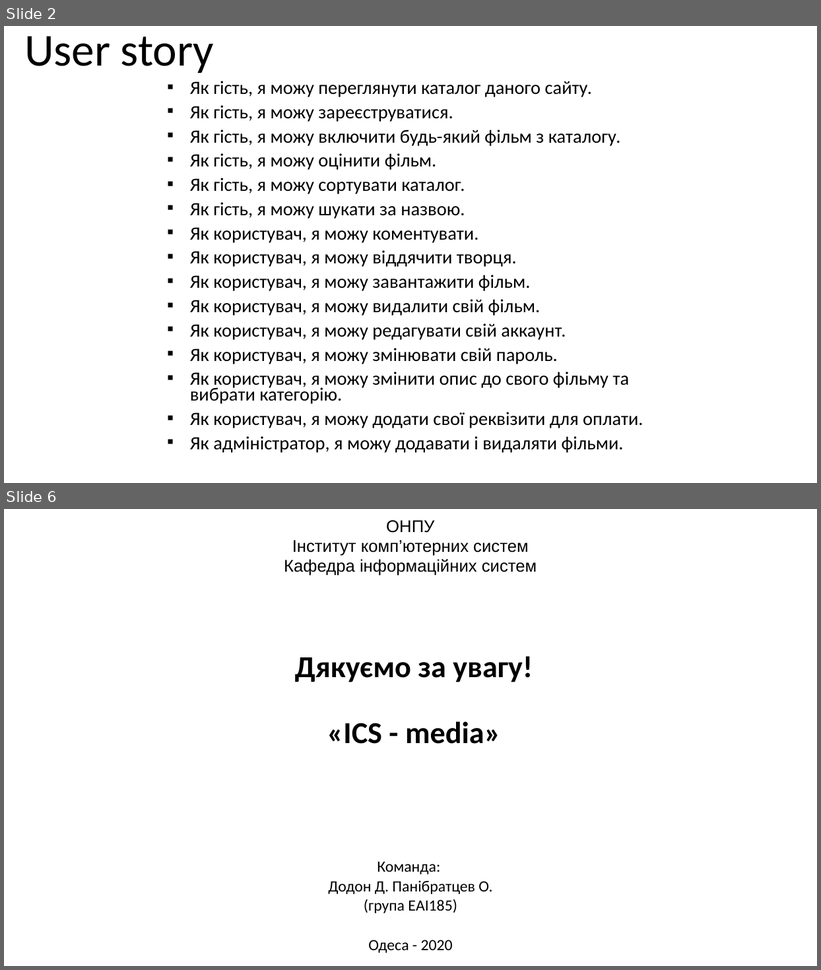
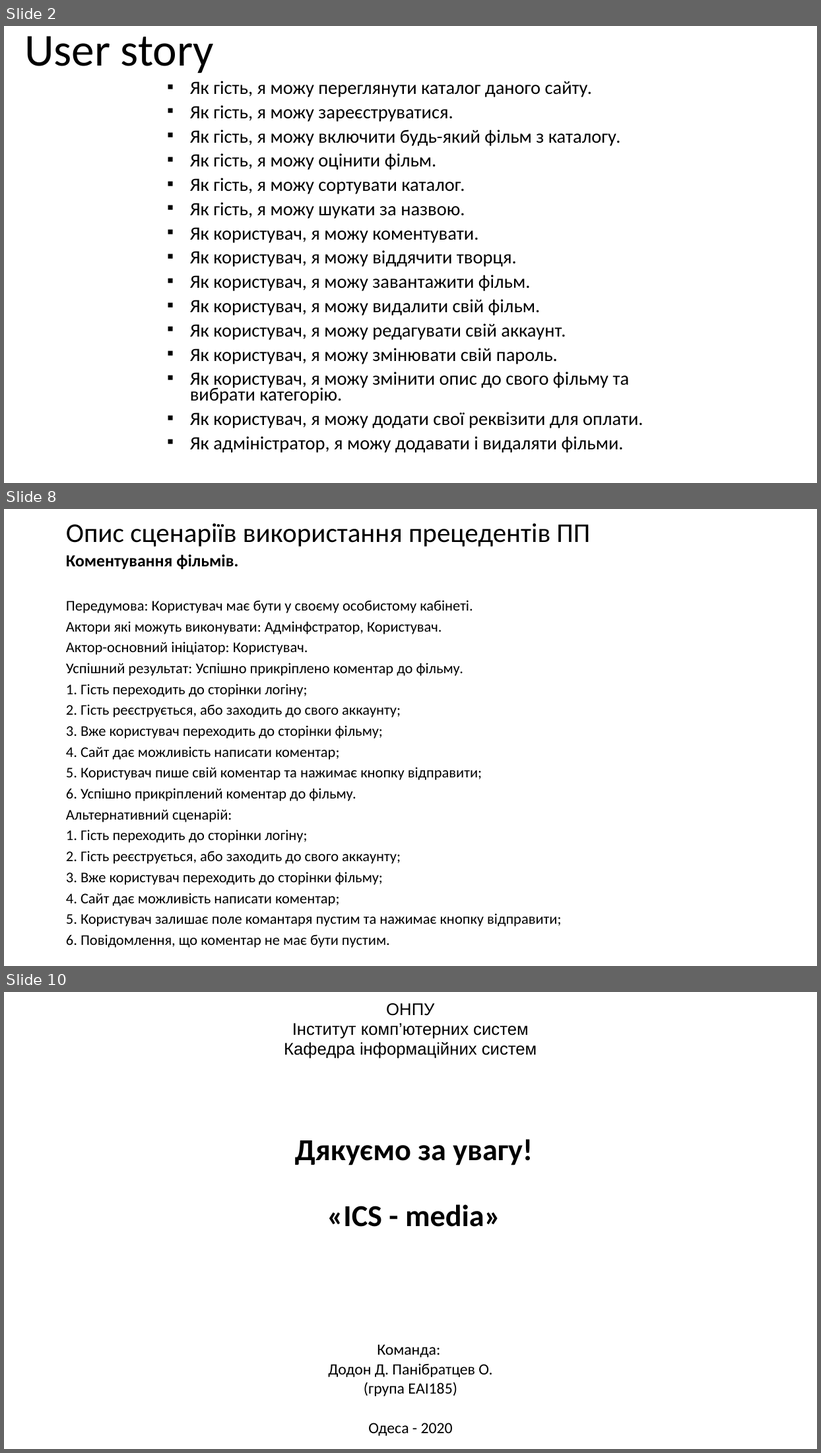
Before and after one commit to elxaz/kursa4AI, a slide deck: pract 2.pptx. Shown one above the other, each under a label of ours: slides 2 and 6 before the commit, slides 2, 8 and 10 after it; the slides between them are not shown. The pictures are 821x970 and 821x1453 pixels, drawn with LibreOffice and Linux fonts; fonts in the diff are those of the drawing. Boxes give left, top, right and bottom in pixels: in the first picture for what was removed or moved away, otherwise in the second. Text is boxed around its words. In the diff, an @@ line names an element or a change of style, - is before the commit and + after.

```diff
--- a/pract 2.pptx
+++ b/pract 2.pptx
@@ slide 8 added at (x1=4, y1=509, x2=817, y2=966), background #FFFFFF @@
@@ title added at (x1=66, y1=523, x2=590, y2=547), 32 pt, text #000000 @@
+Опис сценаріїв використання прецедентів ПП
@@ text added at (x1=66, y1=555, x2=561, y2=948), 17.5 pt, text #000000 @@
+Коментування фільмів.
+Передумова: Користувач має бути у своєму особистому кабінеті.
+Актори які можуть виконувати: Адмінфстратор, Користувач.
+Актор-основний ініціатор: Користувач.
+Успішний результат: Успішно прикріплено коментар до фільму.
+1. Гість переходить до сторінки логіну;
+2. Гість реєструється, або заходить до свого аккаунту;
+3. Вже користувач переходить до сторінки фільму;
+4. Сайт дає можливість написати коментар;
+5. Користувач пише свій коментар та нажимає кнопку відправити;
+6. Успішно прикріплений коментар до фільму.
+Альтернативний сценарій:
+1. Гість переходить до сторінки логіну;
+2. Гість реєструється, або заходить до свого аккаунту;
+3. Вже користувач переходить до сторінки фільму;
+4. Сайт дає можливість написати коментар;
+5. Користувач залишає поле комантаря пустим та нажимає кнопку відправити;
+6. Повідомлення, що коментар не має бути пустим.
@@ what was slide 6 is now slide 10 @@
```
Also in this commit, not shown: 2 slides changed, 4 other slides added, 1 slide removed.
